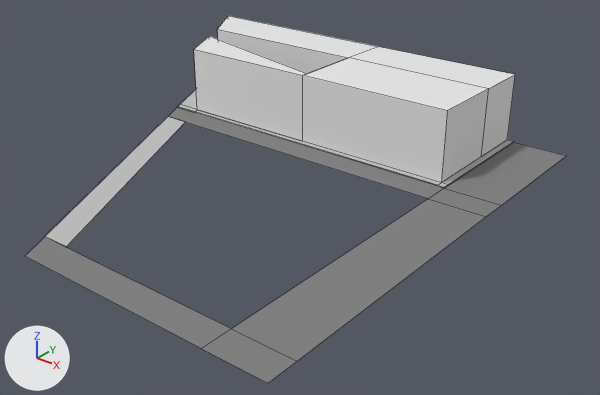
Before and after pictures for a commit that changed the Blender file assets/models/chunks/picasso.blend.
Camera for both pictures: a 50 mm lens placed at (101.0, -107.1, 45.5), pointed at (38.9, -29.6, -2.6). The axes (+X, +Y, +Z) are drawn at lower left. The lights are the same throughout. The picture after the commit comes second. Mesh edges are drawn as thin lines.

The first picture shows 'Picasso', 'Pollo', 'Sidewalk', 'Square'.
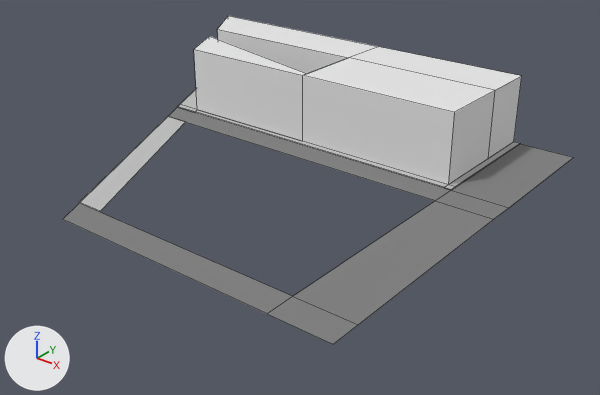
The change in detail:
me_plane_001 is used by ob_picasso; location (59.0, 0.0, 0.0).
me_plane_001 had 14 vertices, 6 faces and spanned x -53.0..4.0, y -64.0..0.0, z 0.0.
me_plane_001 now has 14 vertices, 6 faces and spans x -53.0..5.0, y -56.0..0.0, z 0.0.
me_plane_001 part 1: all 2 vertices in x -33.0..-31.0, y -64.0..-60.0, z 0.0 are moved by (-4.0, 8.0, 0.0).
me_plane_001 part 2: all 6 vertices in x -4.0..4.0, y -24.0..0.0, z 0.0 are moved by (1.0, 0.0, 0.0).
me_plane_001 part 3: all 4 vertices in x -4.0..4.0, y -64.0..-60.0, z 0.0 are moved by (1.0, 8.0, 0.0).
me_cube is used by ob_pollo; location (4.0, -1.0, 1.1).
Before the commit, vertices of me_cube: 4 (50.0, -7.0, -1.0) at pixel (481, 156), 5 (50.0, -7.0, 8.9) at pixel (488, 88), 6 (50.0, 1.0, -1.0) at pixel (507, 139), 7 (50.0, 1.0, 8.9) at pixel (515, 74), 11 (50.0, -18.0, 8.9) at pixel (447, 110).
Before the commit, vertices of me_cube: 12 (50.0, -18.0, -1.0) at pixel (441, 182).
me_cube had 15 vertices, 8 faces and spanned x -5.0..50.0, y -18.0..1.0, z -1.0..8.9.
me_cube now has 15 vertices, 8 faces and spans x -5.0..51.0, y -18.0..1.0, z -1.0..8.9.
Part 4, on me_cube:
Vertices 4 to 7, 11, 12 of me_cube move by (1.0, 0.0, 0.0).
me_plane_002 is used by ob_sidewalk; location (-2.0, 0.0, 0.0).
Before the commit, vertices of me_plane_002: 13 (32.0, -60.0, 0.0) at pixel (66, 247), 29 (32.0, -60.0, 0.1) at pixel (66, 246), 30 (28.0, -60.0, 0.0) at pixel (44, 236), 31 (28.0, -60.0, 0.1) at pixel (44, 236).
me_plane_002 had 32 vertices, 17 faces and spanned x -2.0..57.0, y -60.0..0.0, z 0.0..0.1.
me_plane_002 now has 32 vertices, 17 faces and spans x -2.0..58.0, y -52.0..0.0, z 0.0..0.1.
me_plane_002 part 5: all 10 vertices in x 56.0..57.0, y -20.0..0.0, z 0.0..0.1 are moved by (1.0, 0.0, 0.0).
Part 6, on me_plane_002:
Vertices 13, 29, 30, 31 of me_plane_002 move by (-4.0, 8.0, 0.0).

Where the change shows, as pixel boxes [x1, y1, x2, y2] in the pictures (600 x 395 px; the box of a moved part takes in the faces that stretch with it):
'Picasso', reshaped (14% shorter)
    before: [26, 107, 566, 383]
    after: [63, 107, 573, 344]
'Pollo', reshaped
    before: [217, 16, 515, 183]
    after: [217, 16, 522, 185]
'Sidewalk', reshaped (22% shorter)
    before: [44, 89, 513, 247]
    after: [79, 89, 520, 212]
part 1 of me_plane_001, moved or reshaped
    before: [26, 237, 231, 348]
    after: [63, 203, 293, 314]
part 2 of me_plane_001, moved or reshaped
    before: [169, 107, 566, 217]
    after: [169, 107, 573, 219]
part 3 of me_plane_001, moved or reshaped
    before: [201, 199, 486, 383]
    after: [268, 201, 494, 344]
part 4 of me_cube, moved or reshaped
    before: [437, 73, 515, 183]
    after: [437, 73, 522, 185]
part 5 of me_plane_002, moved or reshaped
    before: [195, 110, 513, 188]
    after: [195, 110, 520, 190]
part 6 of me_plane_002, moved or reshaped
    before: [44, 145, 139, 247]
    after: [79, 145, 139, 212]
